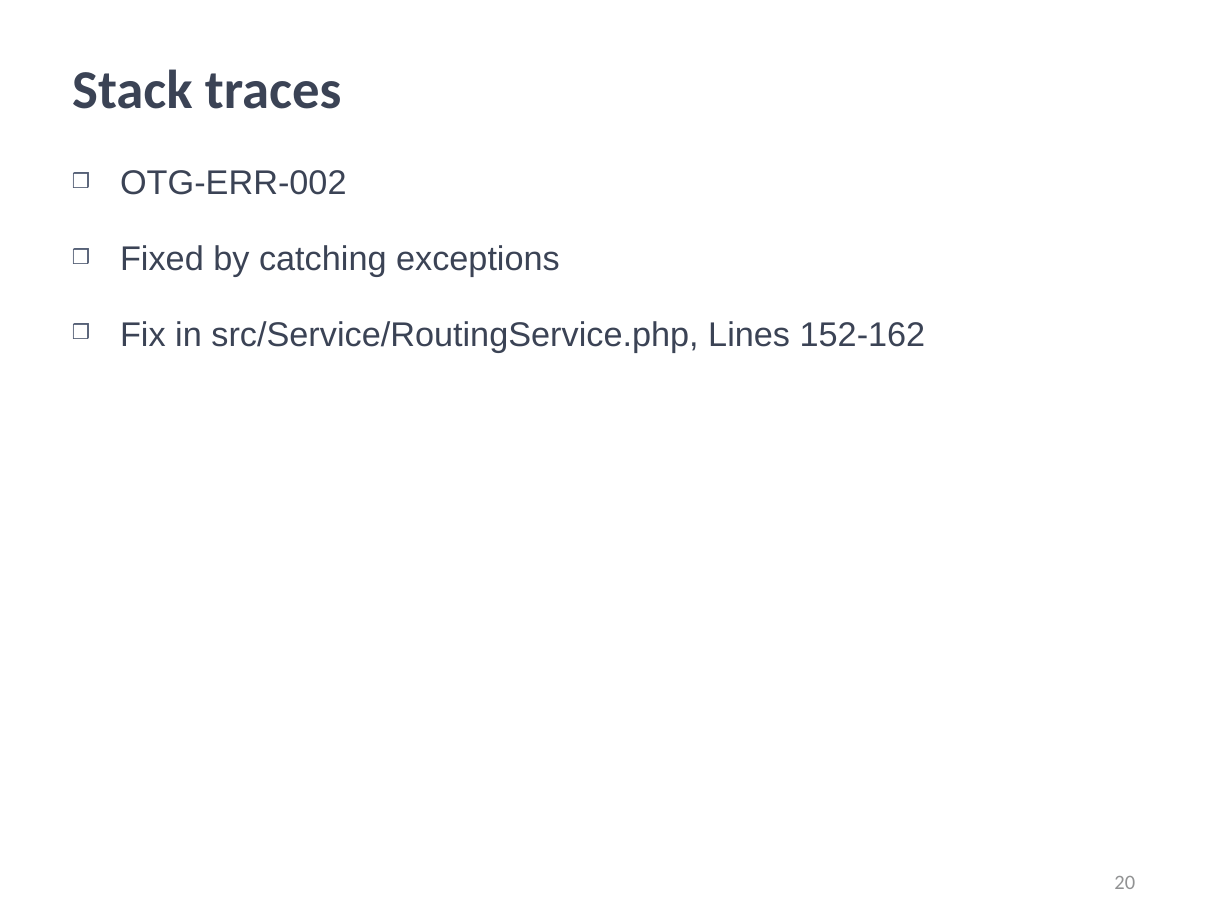
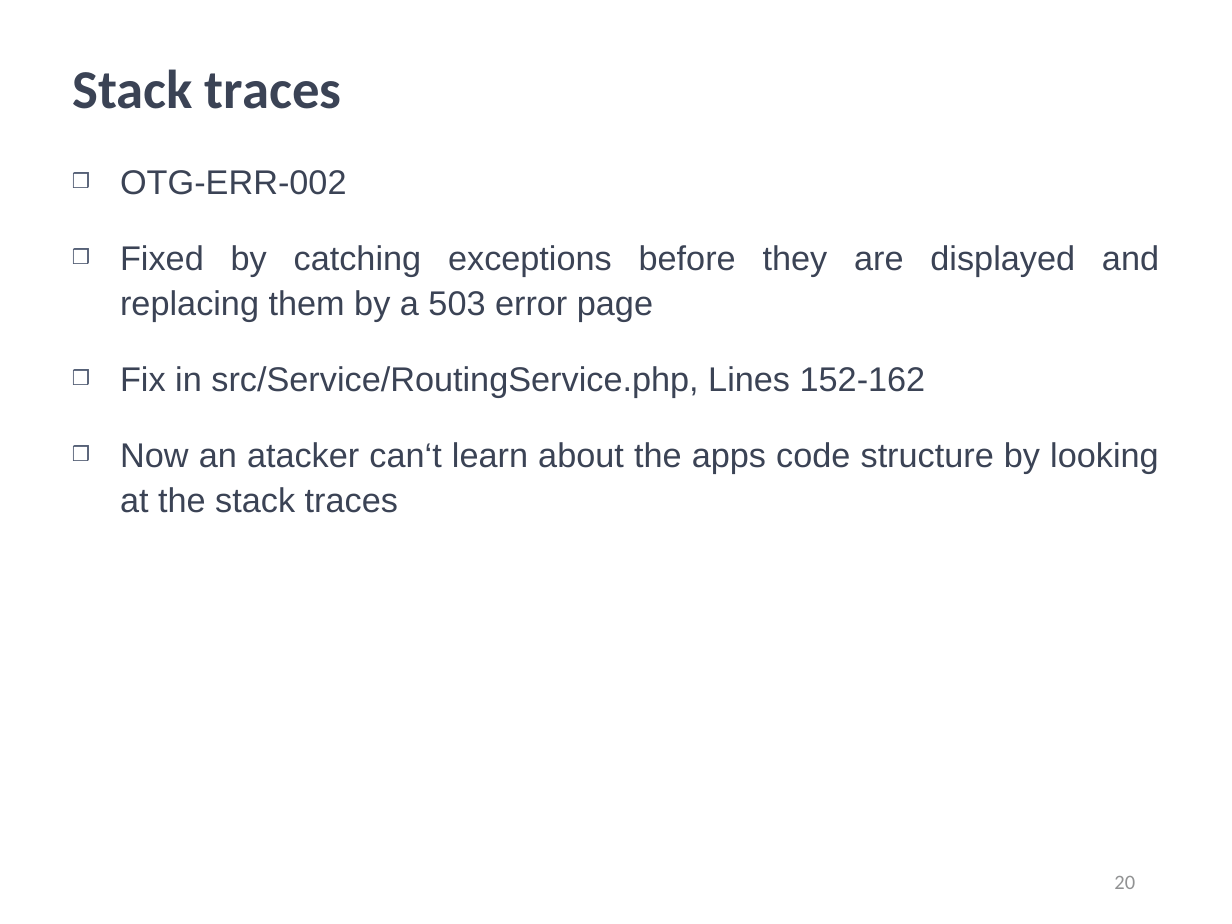
Before and after one commit to kwuerl/secure-coding-team-8, a slide deck: slide 20 of presentations/Phase3.ppt. Drawn at 1232x924 pixels with LibreOffice and Linux fonts; fonts in the diff are those of the drawing; background and template pictures are left out. Boxes give left, top, right and bottom in pixels: in the first picture for what was removed or moved away, otherwise in the second. Text is boxed around its words. In the diff, an @@ line names an element or a change of style, - is before the commit and + after.

```diff
--- a/presentations/Phase3.ppt
+++ b/presentations/Phase3.ppt
@@ text at [120,245,1159,322]: text changed @@
-❒ Fixed by catching exceptions
+❒ Fixed by catching exceptions before they are displayed and replacing them by a 503 error page
@@ text at [120,442,1159,513]: paragraph added @@
+❒ Now an atacker can‘t learn about the apps code structure by looking at the stack traces
```
Also in this commit, not shown: 9 other slides changed.
